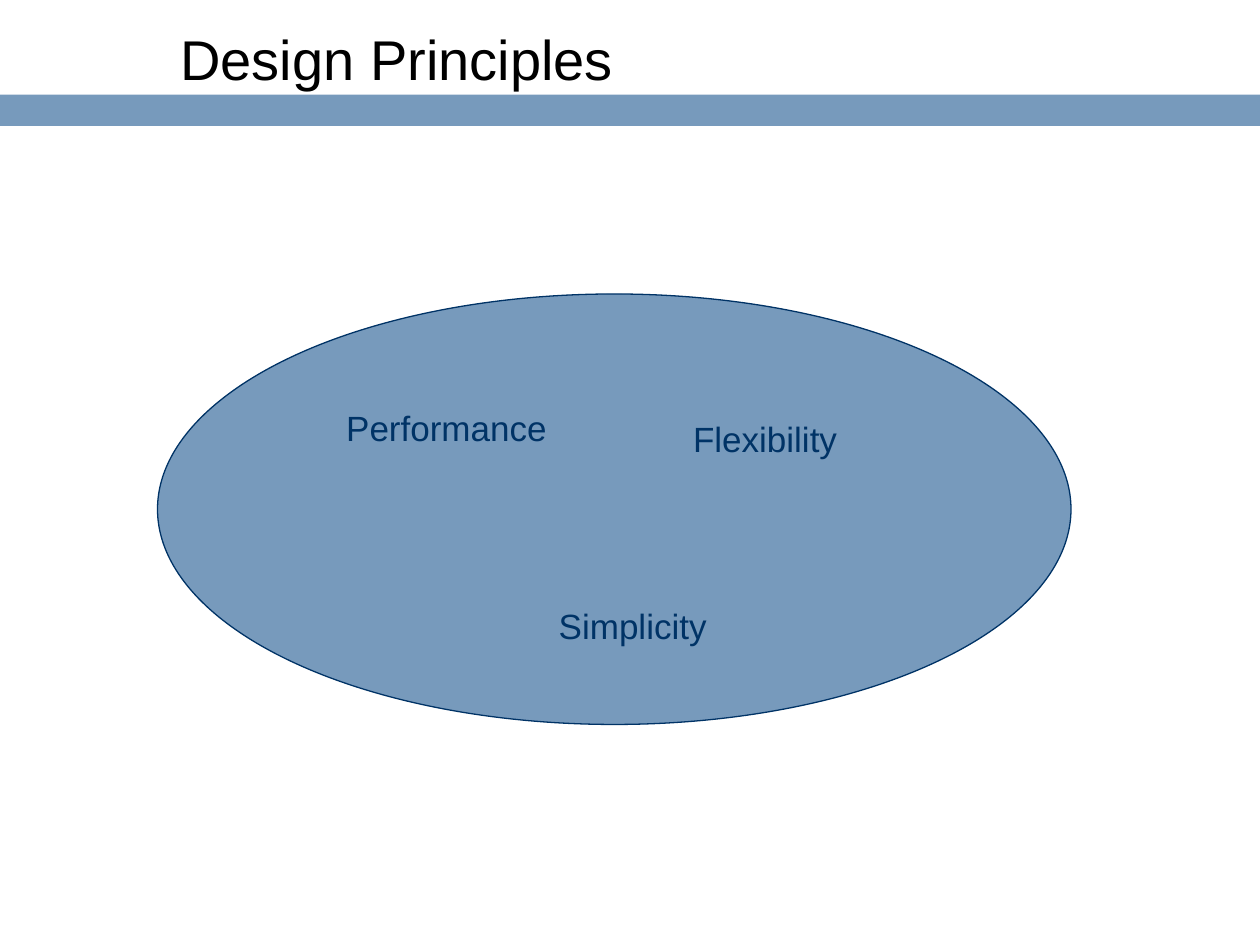
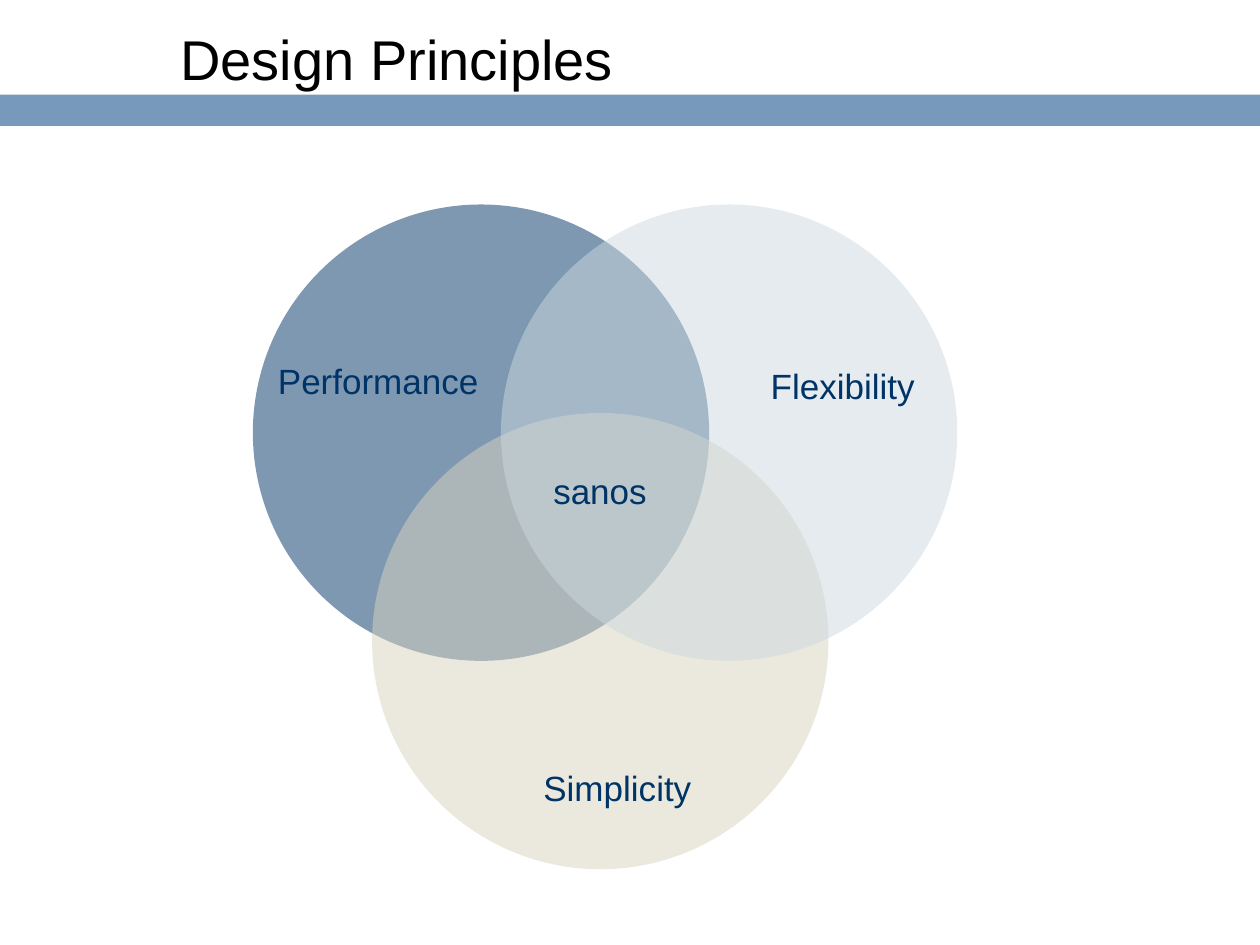
Before and after one commit to ringgaard/sanos, a slide deck: slide 60 of doc/sanostech.ppt (slide 59 before the commit). Drawn at 1260x945 pixels with LibreOffice and Linux fonts; fonts in the diff are those of the drawing; background and template pictures are left out. Boxes give left, top, right and bottom in pixels: in the first picture for what was removed or moved away, otherwise in the second. Text is boxed around its words. In the diff, an @@ line names an element or a change of style, - is before the commit and + after.

```diff
--- a/doc/sanostech.ppt
+++ b/doc/sanostech.ppt
@@ ellipse added at <box>253,204,709,660</box>, fill #003366 at 50% opacity @@
@@ ellipse added at <box>501,204,958,660</box>, fill #CCD8DE at 50% opacity @@
@@ ellipse removed at <box>158,294,1071,724</box> @@
@@ text "Performance": place and size @@
-text "Performance" at <box>346,416,546,441</box>
+text "Performance" at <box>278,368,478,395</box>
@@ text "Flexibility": place and size @@
-text "Flexibility" at <box>693,426,837,459</box>
+text "Flexibility" at <box>771,373,915,406</box>
@@ ellipse added at <box>372,413,828,869</box>, fill #D9D5BE at 50% opacity @@
@@ text added at <box>553,485,646,505</box>, 20 pt, text #003366 @@
+sanos
@@ text "Simplicity": place and size @@
-text "Simplicity" at <box>559,613,707,646</box>
+text "Simplicity" at <box>543,775,691,808</box>
```
Also in this commit, not shown: 13 other slides changed, 1 slide added.
